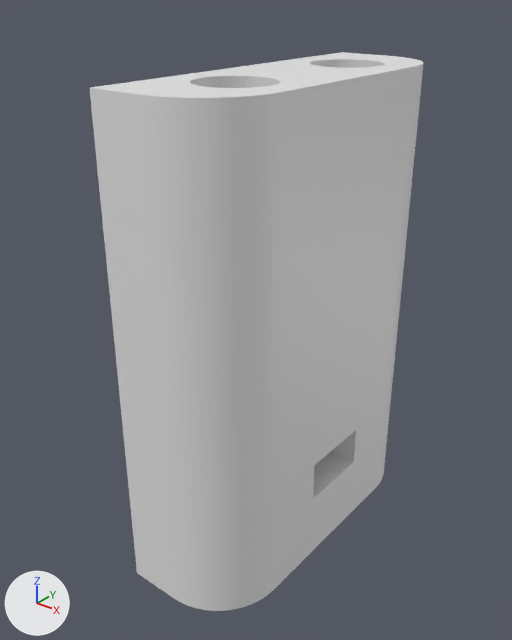
Before and after pictures for a commit that changed the Blender file podstawkad.blend.
Rendered twice from a camera (50 mm lens) standing at (21.3, -29.7, 31.4) and looking at (-1.4, -1.5, 13.9). The axes (+X, +Y, +Z) are drawn at lower left. The lights are the same throughout.
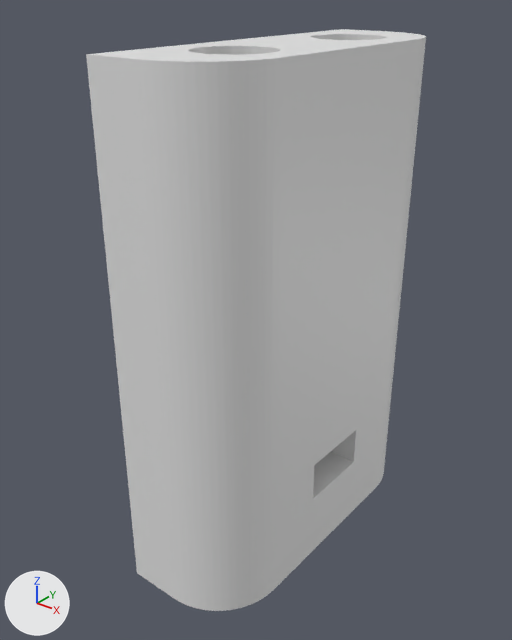
Pixel boxes [x1, y1, x2, y2] of what changed, in the pictures (512 x 640 px):
'Cube', reshaped: before [90, 52, 423, 611]; after [86, 29, 426, 611]

The change, as a diff of the scene's bpy script:
```diff
--- a/podstawkad.blend.py
+++ b/podstawkad.blend.py
@@ me_cube_001 @@
 me_cube_001.from_pydata(...)  # 243 vertices, 186 faces; spans x -3.5..3.5, y -9.9..9.6, z -13.6..13.6
 # used by ob_cube; location = (0.0, 0.0, 13.6)
+# me_cube_001 part 1: all 116 vertices in x -3.5..3.5, y -9.9..9.6, z 13.6 are moved by (0.0, 0.0, 1.3)
```
